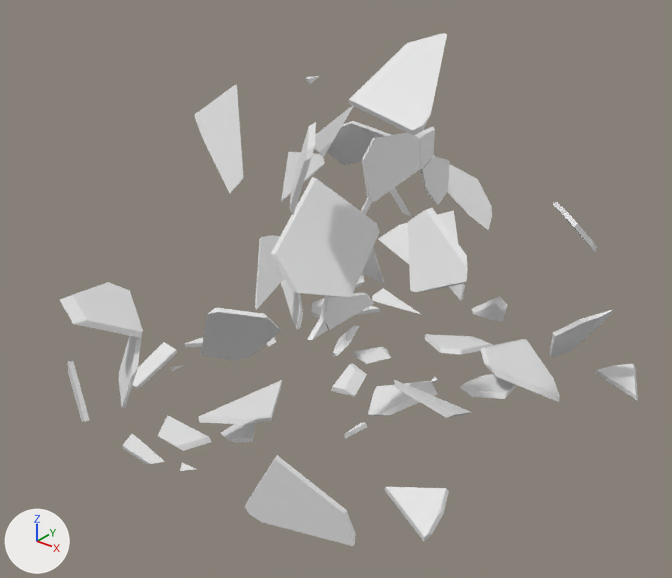
One commit to the glTF model docs/zerschmettertimfriedendernacht.glb: the scene before it, then after it.
Rendered twice from a 50 mm camera at (2.03, -2.81, 2.23) aimed at (-0.21, -0.01, 0.49). The lights are fixed; the arrows at lower left show +X, +Y and +Z. Where no turn or scale is listed for an object, it has been applied to the vertices.

In view in the first picture: 'Cube_cell.006', 'Cube_cell.010', 'Cube_cell.011', 'Cube_cell.012', 'Cube_cell.018', 'Cube_cell.025', 'Cube_cell.030', 'Cube_cell.037', 'Cube_cell.043', 'Cube_cell.047', 'Cube_cell.050', 'Cube_cell.051'.
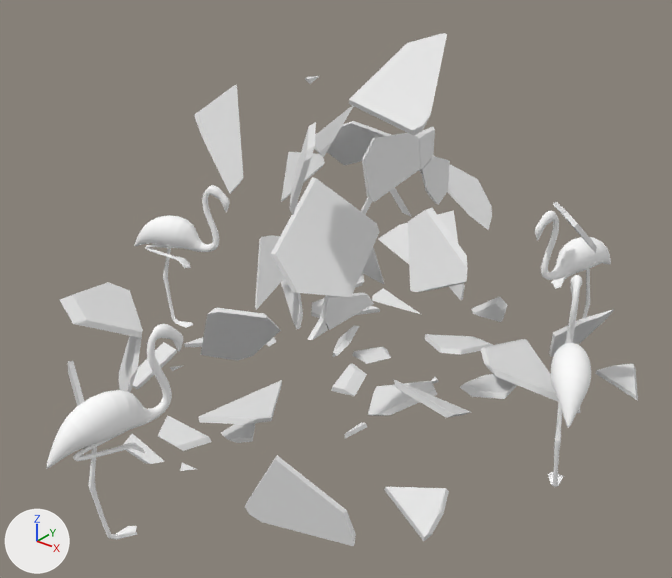
Boxes (x1, y1, x2, y2) around the edits, measured in the pictures (672 x 578 px):
'Cylinder.004', added: after (47, 324, 183, 540)
'Cylinder.001', added: after (548, 275, 591, 487)
'Cylinder.002', added: after (134, 185, 229, 328)
'Cylinder.003', added: after (535, 211, 611, 318)

The change in detail:
Material 'Material.012' (mat_material_012) is new.
Its base color is (1.0, 1.0, 1.0) (white #ffffff).
Its roughness is 1.0.
Material 'Material.010' (mat_material_010) is new.
Its base color is (1.0, 1.0, 1.0) (white #ffffff).
Its roughness is 1.0.
Material 'Material.008' (mat_material_008) is new.
Its base color is (1.0, 1.0, 1.0) (white #ffffff).
Its roughness is 1.0.
Material 'Material.001' (mat_material_001) is new.
Its base color is (1.0, 1.0, 1.0) (white #ffffff).
Its roughness is 1.0.
Mesh me_cylinder_003 is new.
It has 3618 vertices, 7224 faces and spans x -0.078..0.098, y -0.203..0.324, z -0.529..0.252.
It uses material mat_material_012 (white #ffffff).
Mesh me_cylinder_002 is new.
It has 3618 vertices, 7224 faces and spans x -0.108..0.083, y -0.317..0.198, z -0.529..0.252.
It uses material mat_material_010 (white #ffffff).
Mesh me_cylinder_001 is new.
It has 3618 vertices, 7224 faces and spans x -0.195..0.312, y -0.086..0.122, z -0.529..0.252.
It uses material mat_material_008 (white #ffffff).
Mesh me_cylinder_004 is new.
It has 3618 vertices, 7224 faces and spans x -0.158..0.098, y -0.185..0.297, z -0.529..0.252.
It uses material mat_material_001 (white #ffffff).
Object 'Cylinder.004' (ob_cylinder_004) is new; it shows me_cylinder_003.
Its location is (-0.213, -1.258, 0.5).
Object 'Cylinder.003' (ob_cylinder_003) is new; it shows me_cylinder_002.
Its location is (0.443, 1.017, 0.5).
Object 'Cylinder.002' (ob_cylinder_002) is new; it shows me_cylinder_001.
Its location is (-1.263, 0.0, 0.5).
Object 'Cylinder.001' (ob_cylinder_001) is new; it shows me_cylinder_004.
Its location is (0.875, 0.0, 0.5).
